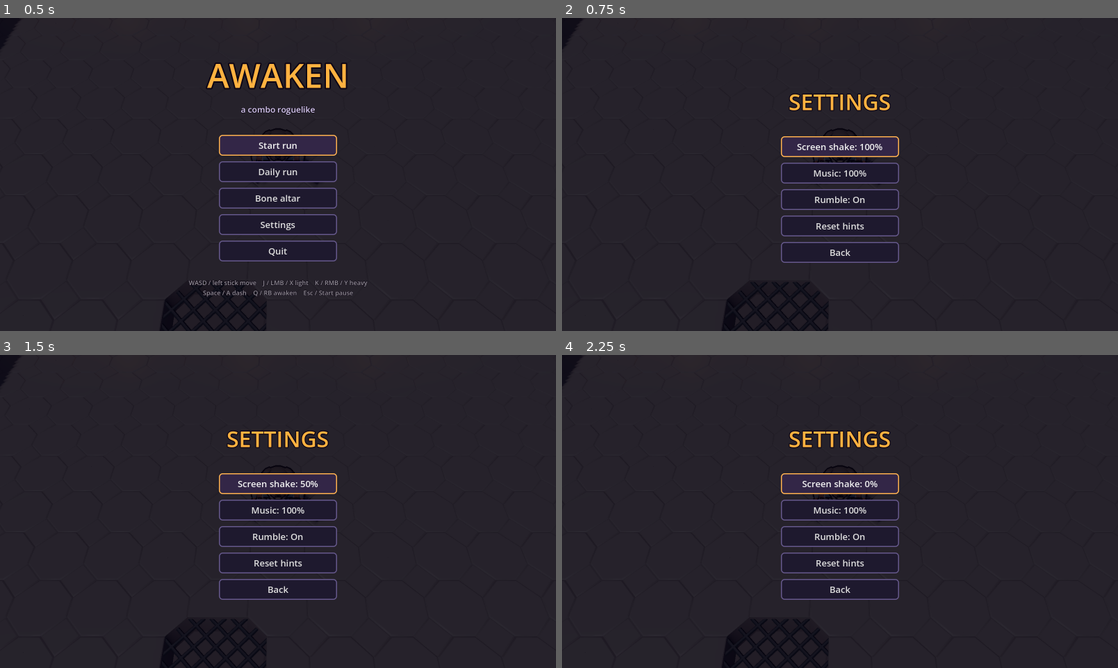
Above: before the commit, frames 1-4 (two rows, left to right).
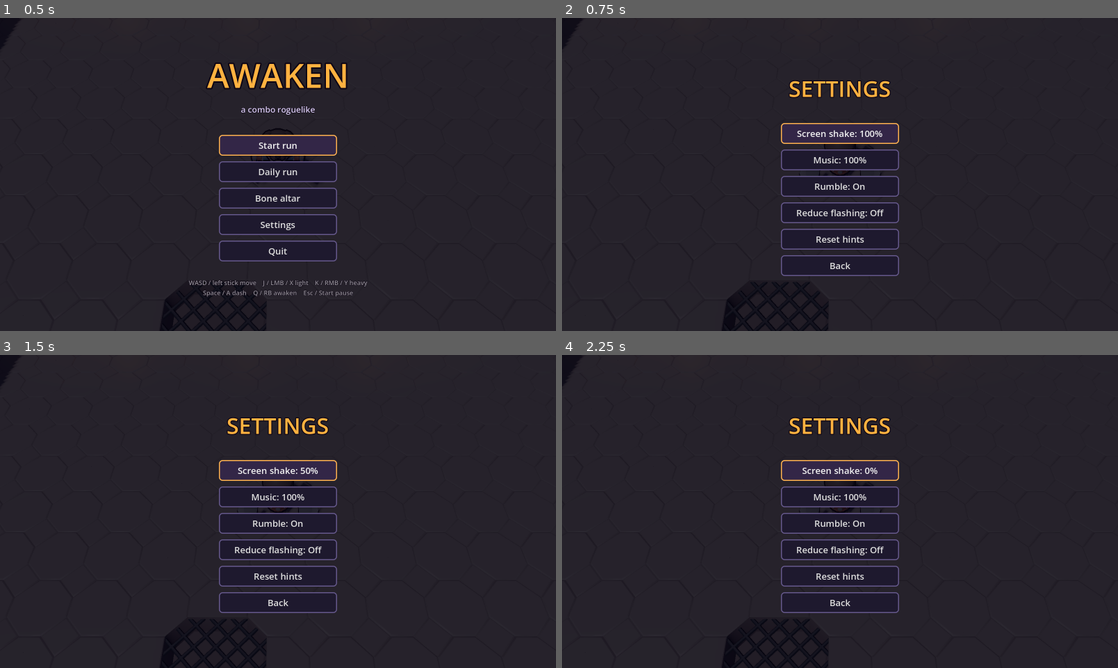
Above: after the commit, the same moments.

Repository: zakpruitt/no-name-game
Game: Godot game, scene res://scenes/main.tscn
The game is run twice, just before and just after one commit, with the same random seed, the same clock (stepped at 60 frames per second) and the same inputs.
Inputs:
- Up to frame 1 (0.5 s): no input
- Up to frame 2 (0.75 s): click "Settings" at 0.5 s
- Up to frame 3 (1.5 s): click "Screen shake: 100%" at 1.25 s
- Up to frame 4 (2.25 s): click "Screen shake: 50%" at 2 s

Frame 1 is identical in both runs. In frame 2, 5.3% of the frame differs, in the area x 39-61%, y 20-83%; in frame 3, 5.3%; in frame 4, 5.3%.

Commit message:
feat(settings): reduce flashing option

Diff:
--- a/scripts/fx.gd
+++ b/scripts/fx.gd
@@ -41,6 +41,9 @@
 	mat.shading_mode = BaseMaterial3D.SHADING_MODE_UNSHADED
 	mat.transparency = BaseMaterial3D.TRANSPARENCY_ALPHA
 	mat.albedo_color = color
+	if Game.reduce_flashing:
+		mat.albedo_color.a *= 0.45
+		size *= 0.6
 	mesh.material = mat
 	m.mesh = mesh
 	m.cast_shadow = GeometryInstance3D.SHADOW_CASTING_SETTING_OFF
@@ -183,7 +186,7 @@
 		_flash_mat = StandardMaterial3D.new()
 		_flash_mat.shading_mode = BaseMaterial3D.SHADING_MODE_UNSHADED
 		_flash_mat.transparency = BaseMaterial3D.TRANSPARENCY_ALPHA
-		_flash_mat.albedo_color = Color(1, 1, 1, 0.85)
+	_flash_mat.albedo_color = Color(1, 1, 1, 0.3 if Game.reduce_flashing else 0.85)
 	var meshes := root.find_children("*", "MeshInstance3D", true, false)
 	for mi in meshes:
 		mi.material_overlay = _flash_mat
--- a/scripts/game.gd
+++ b/scripts/game.gd
@@ -79,6 +79,9 @@
 var shake_scale := 1.0
 var music_scale := 1.0
 var rumble_on := true
+## Reduce flashing (Settings): softer white hit flashes and sparks, and a
+## steady low-HP vignette instead of a throbbing one (Fx, hud.gd).
+var reduce_flashing := false
 var save_hints := true  # off in the autotest so it doesn't use up real hints
 var _hints_seen: Array = []
 ## Multiplier on Awakening gained (Overflow upgrade).
@@ -273,6 +276,15 @@
 	return "Rumble: %s" % ("On" if rumble_on else "Off")
 
 
+func toggle_reduce_flashing() -> void:
+	reduce_flashing = not reduce_flashing
+	_save_settings()
+
+
+func flashing_label() -> String:
+	return "Reduce flashing: %s" % ("On" if reduce_flashing else "Off")
+
+
 ## Step to the next screen shake level and save it.
 func cycle_shake() -> void:
 	var i := SHAKE_LEVELS.find(shake_scale)
@@ -290,6 +302,7 @@
 		shake_scale = cfg.get_value("video", "shake_scale", 1.0)
 		music_scale = cfg.get_value("audio", "music_scale", 1.0)
 		rumble_on = cfg.get_value("input", "rumble", true)
+		reduce_flashing = cfg.get_value("video", "reduce_flashing", false)
 		_hints_seen = cfg.get_value("hints", "seen", [])
 
 
@@ -298,6 +311,7 @@
 	cfg.set_value("video", "shake_scale", shake_scale)
 	cfg.set_value("audio", "music_scale", music_scale)
 	cfg.set_value("input", "rumble", rumble_on)
+	cfg.set_value("video", "reduce_flashing", reduce_flashing)
 	cfg.set_value("hints", "seen", _hints_seen)
 	cfg.save(SETTINGS_PATH)
 
--- a/scripts/hud.gd
+++ b/scripts/hud.gd
@@ -214,7 +214,8 @@
 		_beat_t = 0.0
 	_pulse = move_toward(_pulse, 0.0, delta * 2.5)
 	_vignette = move_toward(_vignette, 0.5 if low else 0.0, delta * 1.5)
-	_vignette_mat.set_shader_parameter("strength", _vignette * (1.0 + 0.7 * _pulse))
+	var throb := 0.0 if Game.reduce_flashing else 0.7 * _pulse
+	_vignette_mat.set_shader_parameter("strength", _vignette * (1.0 + throb))
 
 
 ## Tutorial tip above the controls line: fades in, holds, fades out.
--- a/scripts/main.gd
+++ b/scripts/main.gd
@@ -364,6 +364,8 @@
 			Game.add_bones(30)
 		elif arg.begins_with("--shrine-trade="):
 			_shrine_trade = arg.get_slice("=", 1)
+		elif arg == "--reduce-flashing":  # the setting, without saving it
+			Game.reduce_flashing = true
 		elif arg == "--tour":
 			_tour = true
 		elif arg == "--start-shrine":
--- a/scripts/menu_screen.gd
+++ b/scripts/menu_screen.gd
@@ -41,7 +41,8 @@
 		[Game.shake_label(), _setting.bind(Game.cycle_shake, 0, dim)],
 		[Game.music_label(), _setting.bind(Game.cycle_music, 1, dim)],
 		[Game.rumble_label(), _setting.bind(Game.toggle_rumble, 2, dim)],
-		["Reset hints", _setting.bind(Game.reset_hints, 3, dim)],
+		[Game.flashing_label(), _setting.bind(Game.toggle_reduce_flashing, 3, dim)],
+		["Reset hints", _setting.bind(Game.reset_hints, 4, dim)],
 		["Back", settings_back],
 	], "", dim, focus)
 
Not shown, changed: CLAUDE.md
Not shown, changed: ROADMAP.md
